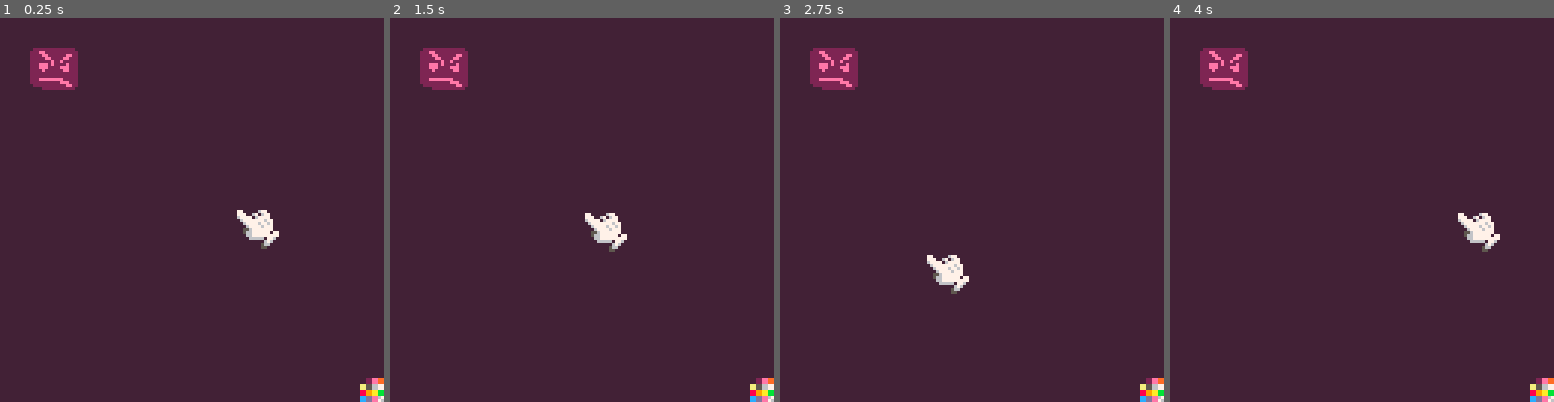
Above: before the commit, frames 1-4 (left to right).
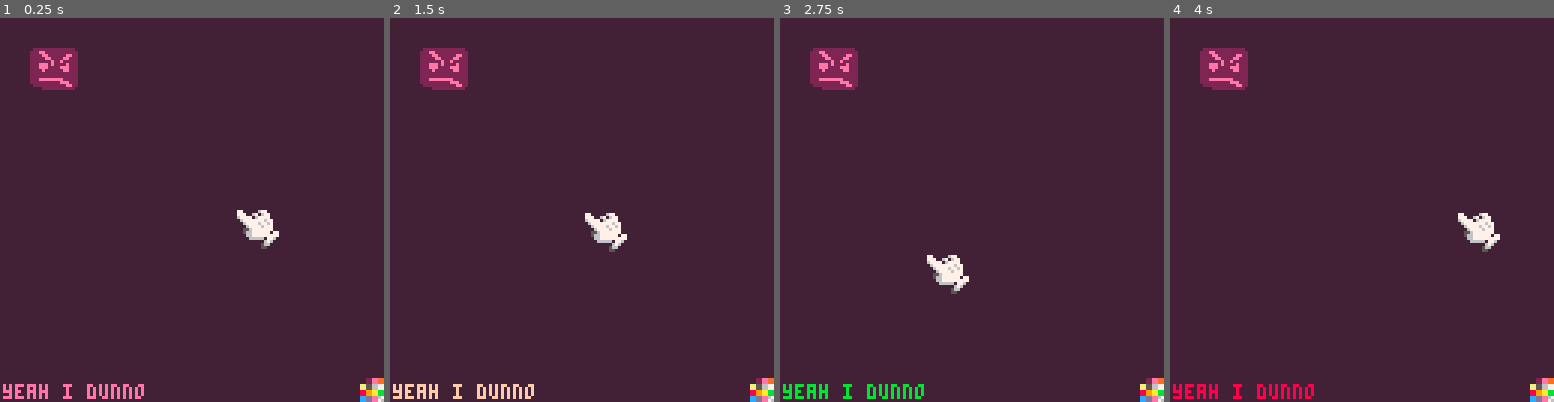
Above: after the commit, the same moments.

Repository: Yolwoocle/minijam_112
Game: PICO-8 cartridge minijam112.p8
Same seed, same stepped clock (60 frames per second), same inputs: the game is played once before the commit and once after it.
Inputs:
- Up to frame 1 (0.25 s): no input
- Up to frame 2 (1.5 s): tap X (X key) at 1.07 s
- Up to frame 3 (2.75 s): hold Left 1.97-2.37 s; tap X (X key) at 2.07, 2.4, 2.73 s; hold Down from 2.42 s (still down)
- Up to frame 4 (4 s): release Down at 2.82 s; hold Right 2.87-3.53 s; tap X (X key) at 3.07, 3.4, 3.73 s; hold Up from 3.58 s (still down)

The runs differ from the first frame. In frame 1, 0.6% of the frame differs, in the area x 0-38%, y 95-100%; in frame 2, 0.6%; in frame 3, 0.6%; in frame 4, 0.6%.

Commit message:
updated it for spice fuck you

Diff:
--- a/minijam112.p8
+++ b/minijam112.p8
@@ -32,6 +32,9 @@
 	t+=1
 
 	move_cursor()
+	local curs_oy=0
+	if(btn(❎))curs_oy+=1
+	c.dobj.oy=curs_oy
 
 	update_anim()
 end
@@ -75,6 +78,7 @@
 	if debugmode then
 		print(debug,1,1,7) --always have last
 		sspr(0,24,8,8,120,120)
+		print("yeah i dunno",1,122,t/3)
 	end
 end
 
